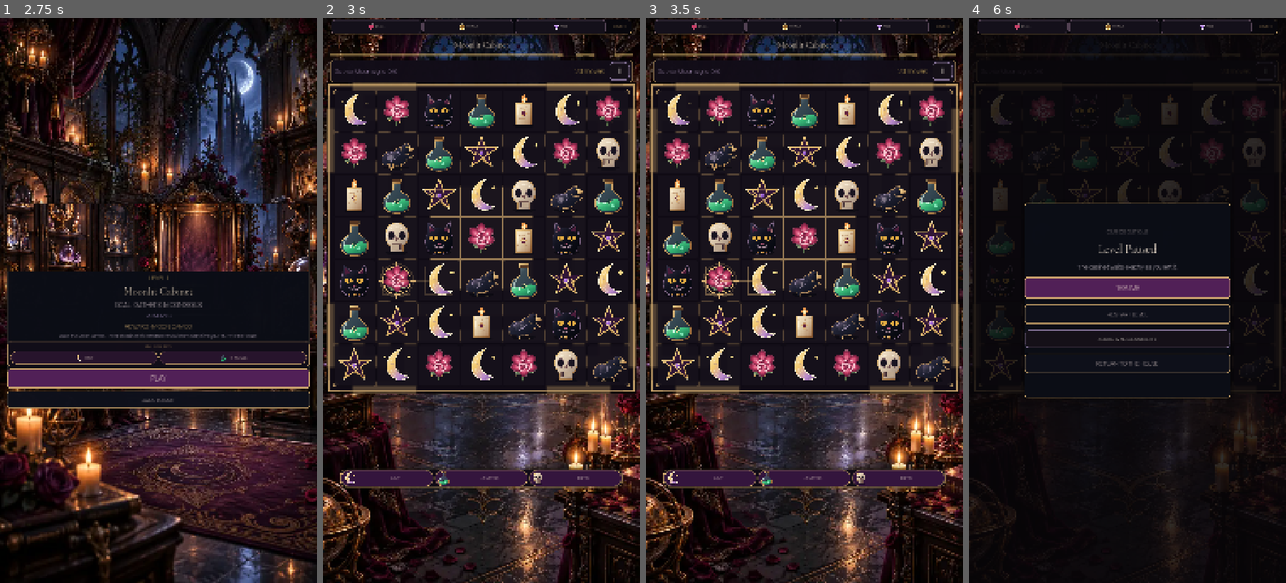
Above: before the commit, frames 1-4 (left to right).
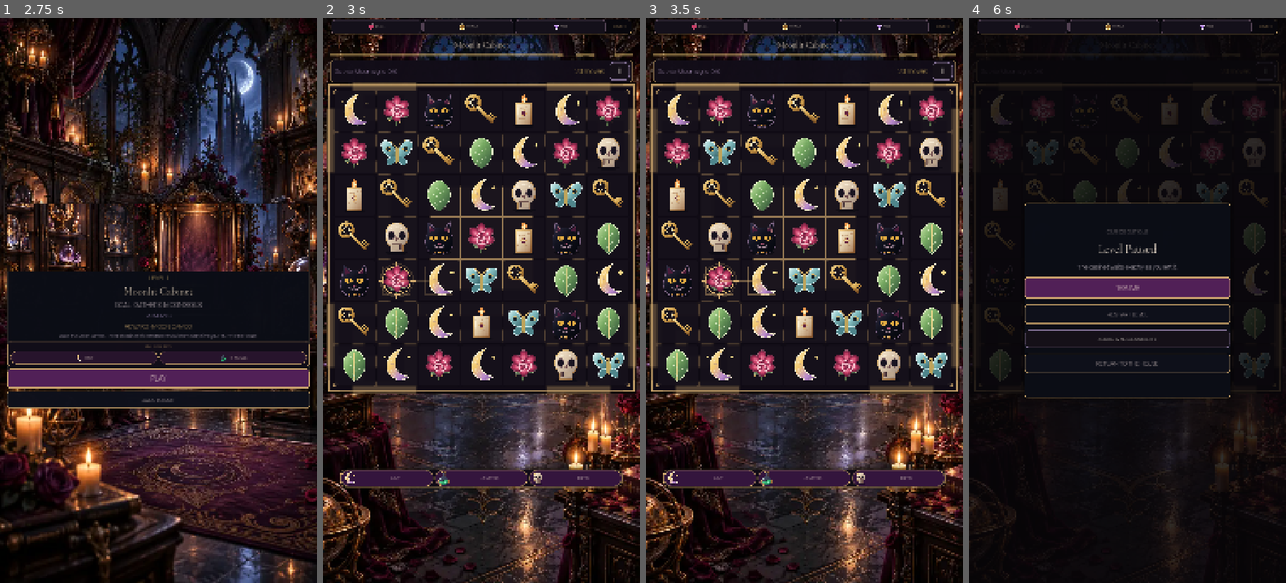
Above: after the commit, the same moments.

Repository: Jay-prodesign/akilta-match3
Game: Godot game, scene res://src/app/app_bootstrap.tscn
Two runs of this game, one before a commit and one after it. Both use one fixed random seed, a clock stepped at 60 frames per second and the inputs below.
Inputs:
- Up to frame 1 (2.75 s): click "ENTER THE HOUSE" at 0.5 s; click "ENTER CURIO BOUTIQUE" at 1.25 s; click "1" at 2 s
- Up to frame 2 (3 s): click "PLAY" at 2.75 s
- Up to frame 3 (3.5 s): no input
- Up to frame 4 (6 s): click "RETRY" at 3.5 s; click "RETRY" at 4.25 s; click "RETRY" at 5 s; click "Ⅱ" at 5.75 s

Frame 1 is identical in both runs. In frame 2, 6.8% of the frame differs, in the area x 4-96%, y 13-65%; in frame 3, 6.8%; in frame 4, 1.7%.

Commit message:
Lock Match-3 piece identity across opening levels

Diff:
--- a/src/match3/presentation/piece_asset_loader.gd
+++ b/src/match3/presentation/piece_asset_loader.gd
@@ -1,13 +1,15 @@
 class_name Match3PieceAssetLoader
 extends RefCounted
 
-# North Star board art mapped onto the deterministic five-family gameplay IDs.
+# North Star board art mapped onto deterministic gameplay families.
+# Family identity is invariant across visual profiles; profiles may change treatment later,
+# but a moth can never become a cat, a key a potion, or ivy a pentagram.
 const PATHS := {
 	"moon": "res://assets/pieces/moon_sigil.svg",
 	"rose": "res://assets/pieces/thorn_rose.svg",
-	"moth": "res://assets/pieces/crow.svg",
-	"key": "res://assets/pieces/potion.svg",
-	"leaf": "res://assets/pieces/pentagram.svg",
+	"moth": "res://assets/pieces/luna_moth.svg",
+	"key": "res://assets/pieces/curio_key.svg",
+	"leaf": "res://assets/pieces/night_ivy.svg",
 	"cat": "res://assets/pieces/black_cat.svg",
 	"candle": "res://assets/pieces/candle.svg",
 	"skull": "res://assets/pieces/skull.svg",
@@ -33,9 +35,9 @@
 	"curio_boutique_opening": {
 		"moon": "res://assets/pieces/moon_sigil.svg",
 		"rose": "res://assets/pieces/thorn_rose.svg",
-		"moth": "res://assets/pieces/crow.svg",
-		"key": "res://assets/pieces/potion.svg",
-		"leaf": "res://assets/pieces/pentagram.svg",
+		"moth": "res://assets/pieces/luna_moth.svg",
+		"key": "res://assets/pieces/curio_key.svg",
+		"leaf": "res://assets/pieces/night_ivy.svg",
 		"cat": "res://assets/pieces/black_cat.svg",
 		"candle": "res://assets/pieces/candle.svg",
 		"skull": "res://assets/pieces/skull.svg"
@@ -43,19 +45,19 @@
 	"sealed_display": {
 		"moon": "res://assets/pieces/moon_sigil.svg",
 		"rose": "res://assets/pieces/thorn_rose.svg",
-		"moth": "res://assets/pieces/black_cat.svg",
-		"key": "res://assets/pieces/candle.svg",
-		"leaf": "res://assets/pieces/skull.svg",
+		"moth": "res://assets/pieces/luna_moth.svg",
+		"key": "res://assets/pieces/curio_key.svg",
+		"leaf": "res://assets/pieces/night_ivy.svg",
 		"cat": "res://assets/pieces/black_cat.svg",
 		"candle": "res://assets/pieces/candle.svg",
 		"skull": "res://assets/pieces/skull.svg"
 	},
 	"thornlight_arrangement": {
 		"moon": "res://assets/pieces/moon_sigil.svg",
-		"rose": "res://assets/pieces/black_cat.svg",
-		"moth": "res://assets/pieces/crow.svg",
-		"key": "res://assets/pieces/potion.svg",
-		"leaf": "res://assets/pieces/candle.svg",
+		"rose": "res://assets/pieces/thorn_rose.svg",
+		"moth": "res://assets/pieces/luna_moth.svg",
+		"key": "res://assets/pieces/curio_key.svg",
+		"leaf": "res://assets/pieces/night_ivy.svg",
 		"cat": "res://assets/pieces/black_cat.svg",
 		"candle": "res://assets/pieces/candle.svg",
 		"skull": "res://assets/pieces/skull.svg"
--- a/tests/unit/test_first_party_shell.gd
+++ b/tests/unit/test_first_party_shell.gd
@@ -3,6 +3,7 @@
 const Navigation = preload("res://src/app/navigation_controller.gd")
 const Settings = preload("res://src/settings/user_settings.gd")
 const BoardView = preload("res://src/match3/presentation/board_view.gd")
+const PieceAssets = preload("res://src/match3/presentation/piece_asset_loader.gd")
 const SplashScene = preload("res://src/ui/splash/splash_screen.tscn")
 const TEST_SETTINGS := "user://match3_first_party_shell_settings.json"
 
@@ -44,6 +45,18 @@
 	_expect(bool(presentation.get("high_contrast", false)), "high contrast must reach gameplay presentation")
 	_expect(bool(board.motion_contract().get("reduced_motion_supported", false)), "board motion contract must declare reduced-motion support")
 	board.free()
+	var canonical_piece_paths := {
+		"moon": "res://assets/pieces/moon_sigil.svg",
+		"rose": "res://assets/pieces/thorn_rose.svg",
+		"moth": "res://assets/pieces/luna_moth.svg",
+		"key": "res://assets/pieces/curio_key.svg",
+		"leaf": "res://assets/pieces/night_ivy.svg",
+	}
+	for family in canonical_piece_paths:
+		_expect(String(PieceAssets.PATHS.get(family, "")) == String(canonical_piece_paths[family]), "piece family identity must stay invariant: %s" % family)
+		for profile in PieceAssets.PROFILE_PATHS:
+			var profile_paths: Dictionary = PieceAssets.PROFILE_PATHS[profile]
+			_expect(String(profile_paths.get(family, "")) == String(canonical_piece_paths[family]), "piece family identity must stay invariant across level profiles: %s / %s" % [profile, family])
 	var splash = SplashScene.instantiate()
 	root.add_child(splash)
 	await process_frame
